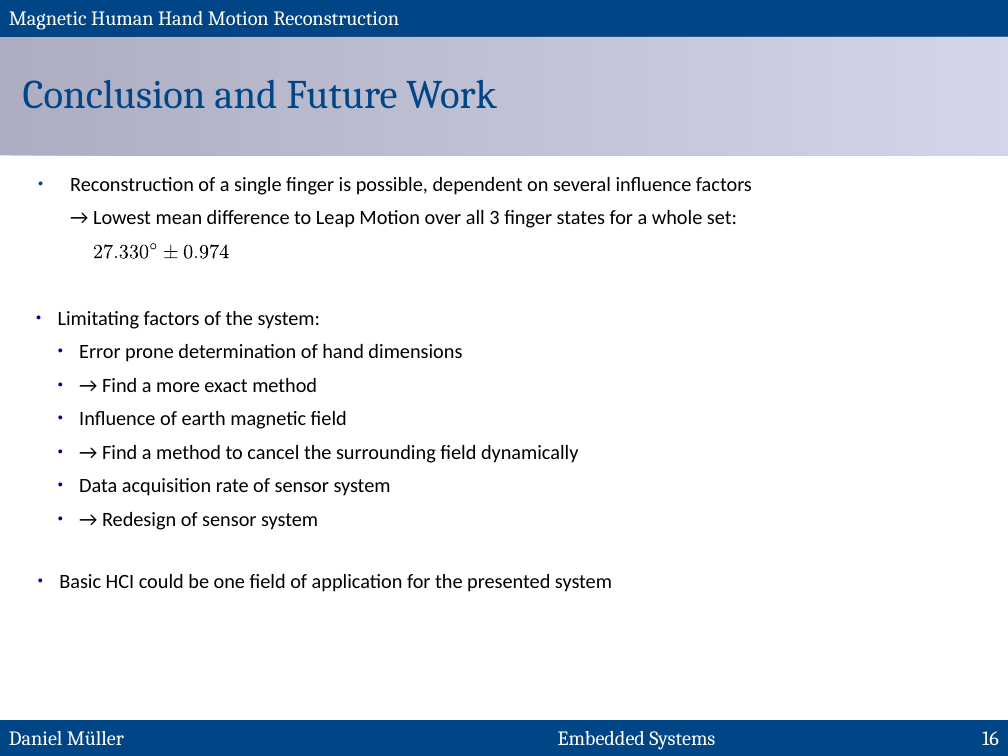
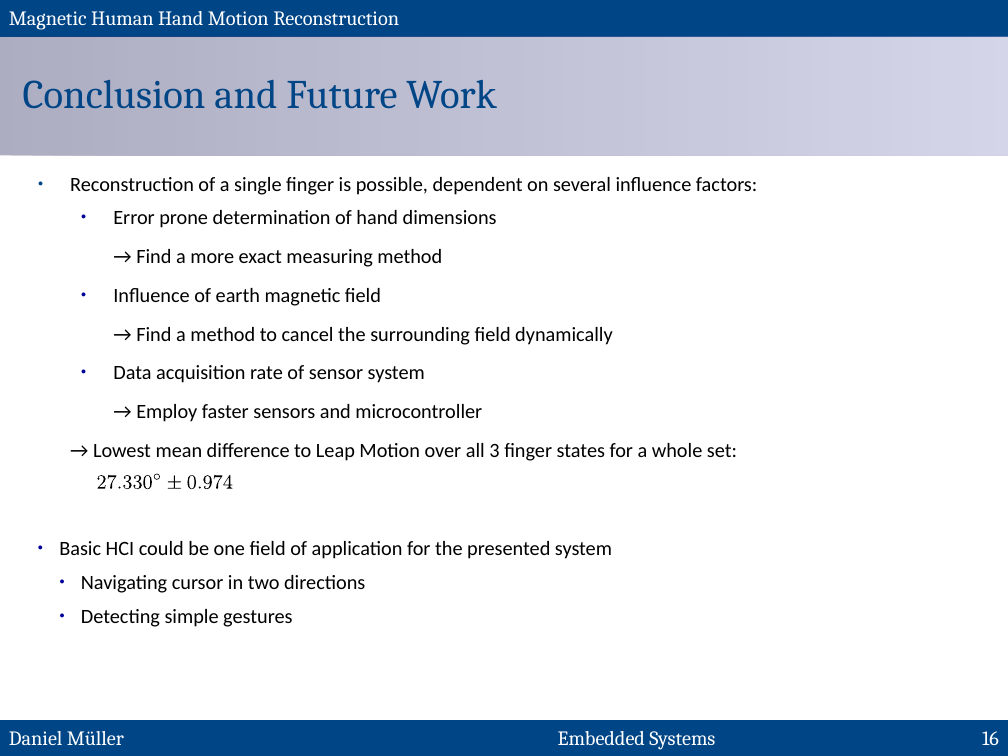
Before and after one commit to MuellerDaniel/SensGlove, a slide deck: slide 16 of praes/preasi.odp. Drawn at 1008x756 pixels with LibreOffice and Linux fonts; fonts in the diff are those of the drawing. Boxes give left, top, right and bottom in pixels: in the first picture for what was removed or moved away, otherwise in the second. Text is boxed around its words. In the diff, an @@ line names an element or a change of style, - is before the commit and + after.

Commit message:
presentation update

```diff
--- a/praes/preasi.odp
+++ b/praes/preasi.odp
@@ text at [70,177,757,422]: text changed @@
-● Reconstruction of a single finger is possible, dependent on several influence factors
+● Reconstruction of a single finger is possible, dependent on several influence factors:
+  ● Error prone determination of hand dimensions
+  → Find a more exact measuring method
+  ● Influence of earth magnetic field
+  → Find a method to cancel the surrounding field dynamically
+  ● Data acquisition rate of sensor system
+  → Employ faster sensors and microcontroller
@@ text removed at [58,311,579,530] @@
-● Limitating factors of the system:
-  ● Error prone determination of hand dimensions
-  ● → Find a more exact method
-  ● Influence of earth magnetic field
-  ● → Find a method to cancel the surrounding field dynamically
-  ● Data acquisition rate of sensor system
-  ● → Redesign of sensor system
@@ freeform shape: place and size @@
-freeform shape at [93,243,230,260]
+freeform shape at [97,474,233,490]
@@ freeform shape: place and size @@
-freeform shape at [220,244,229,258]
+freeform shape at [98,476,106,489]
@@ freeform shape: place and size @@
-freeform shape at [115,256,117,258]
+freeform shape at [123,476,132,489]
@@ freeform shape: place and size @@
-freeform shape at [140,245,148,259]
+freeform shape at [154,474,160,480]
@@ freeform shape: place and size @@
-freeform shape at [150,243,156,250]
+freeform shape at [167,476,181,489]
@@ freeform shape: place and size @@
-freeform shape at [164,245,177,259]
+freeform shape at [188,476,196,489]
@@ freeform shape: place and size @@
-freeform shape at [195,256,197,258]
+freeform shape at [203,476,211,489]
@@ 5 freeform shapes: place and size @@
-5 freeform shapes at [94,244,220,259]
+5 freeform shapes at [108,475,232,489]
@@ freeform shape: place and size @@
-freeform shape at [104,244,113,259]
+freeform shape at [119,487,121,488]
@@ freeform shape: place and size @@
-freeform shape at [184,245,192,259]
+freeform shape at [198,487,200,488]
@@ text "Basic HCI could be one ...": place and size @@
-text "Basic HCI could be one ..." at [59,574,612,592]
+text "Basic HCI could be one ..." at [59,541,612,627]
@@ text at [59,541,612,559]: more space between paragraphs @@
@@ text at [81,575,365,627]: paragraphs added @@
+  ● Navigating cursor in two directions
+  ● Detecting simple gestures
```
Also in this commit, not shown: 15 other slides changed.
